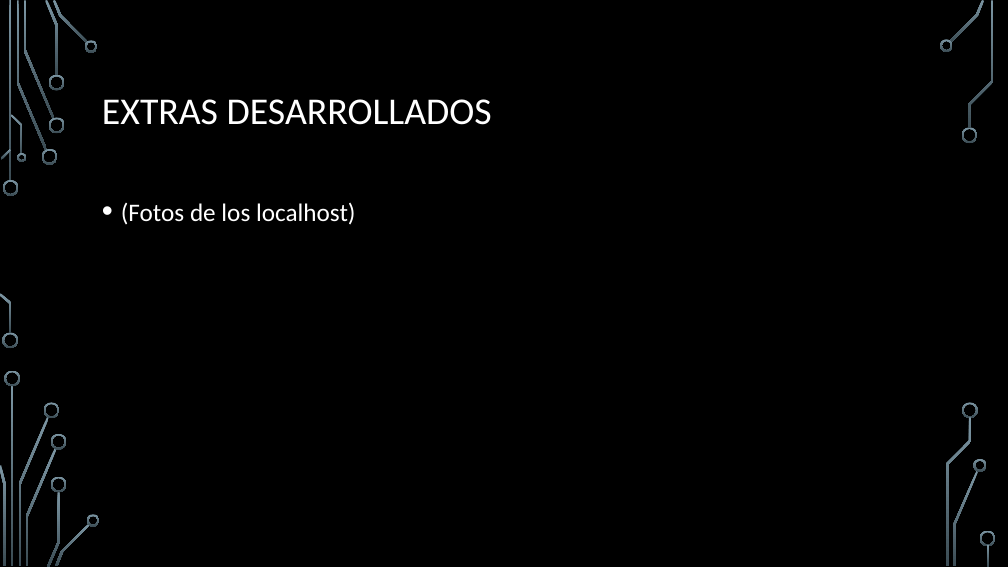
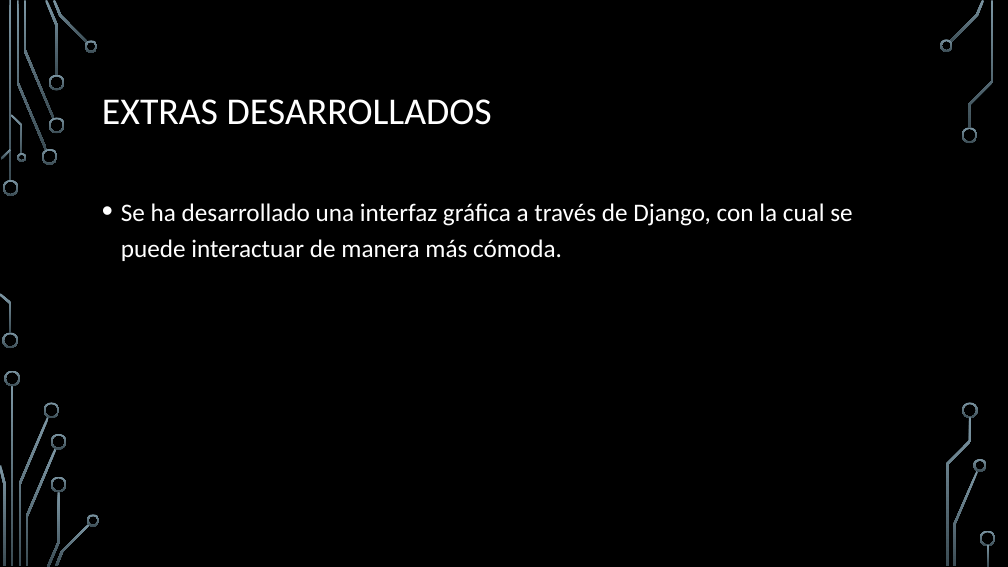
Before and after one commit to ManelDiaz/Reto_Envio, a slide deck: slide 8 of RETO 2 Envío de datos.pptx. Drawn at 1008x567 pixels with LibreOffice and Linux fonts; fonts in the diff are those of the drawing; background and template pictures are left out. Boxes give left, top, right and bottom in pixels: in the first picture for what was removed or moved away, otherwise in the second. Text is boxed around its words. In the diff, an @@ line names an element or a change of style, - is before the commit and + after.

```diff
--- a/RETO 2 Envío de datos.pptx
+++ b/RETO 2 Envío de datos.pptx
@@ text at (121,203,852,261): text changed @@
-• (Fotos de los localhost)
+• Se ha desarrollado una interfaz gráfica a través de Django, con la cual se puede interactuar de manera más cómoda.
```
Also in this commit, not shown: 4 other slides changed, 1 other file.
